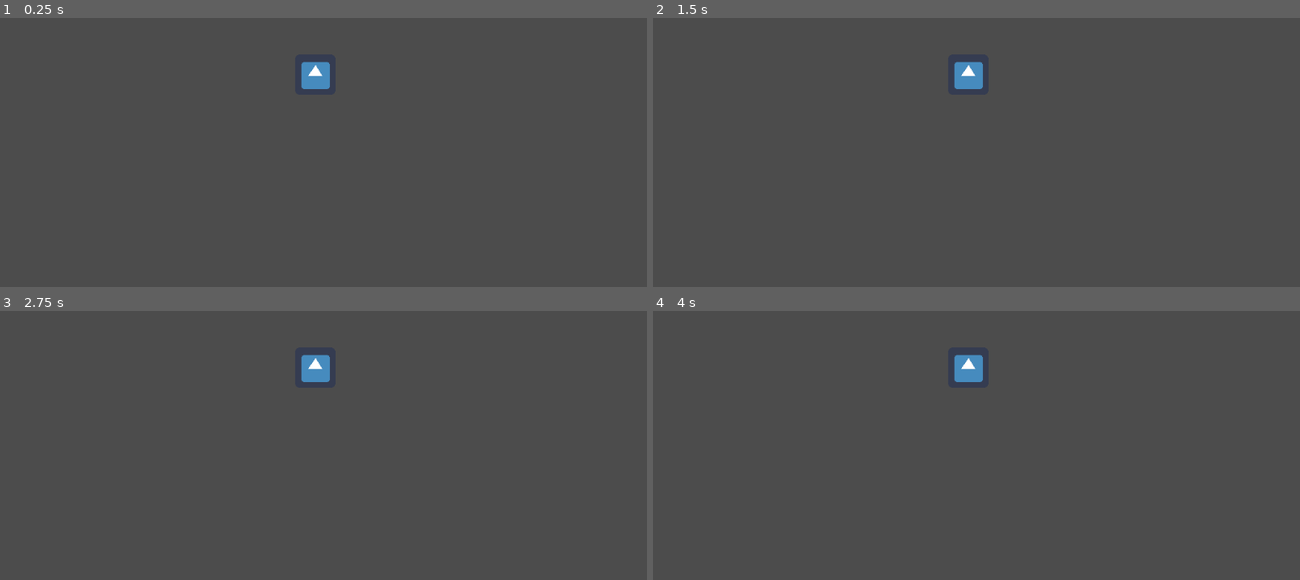
Above: before the commit, frames 1-4 (two rows, left to right).
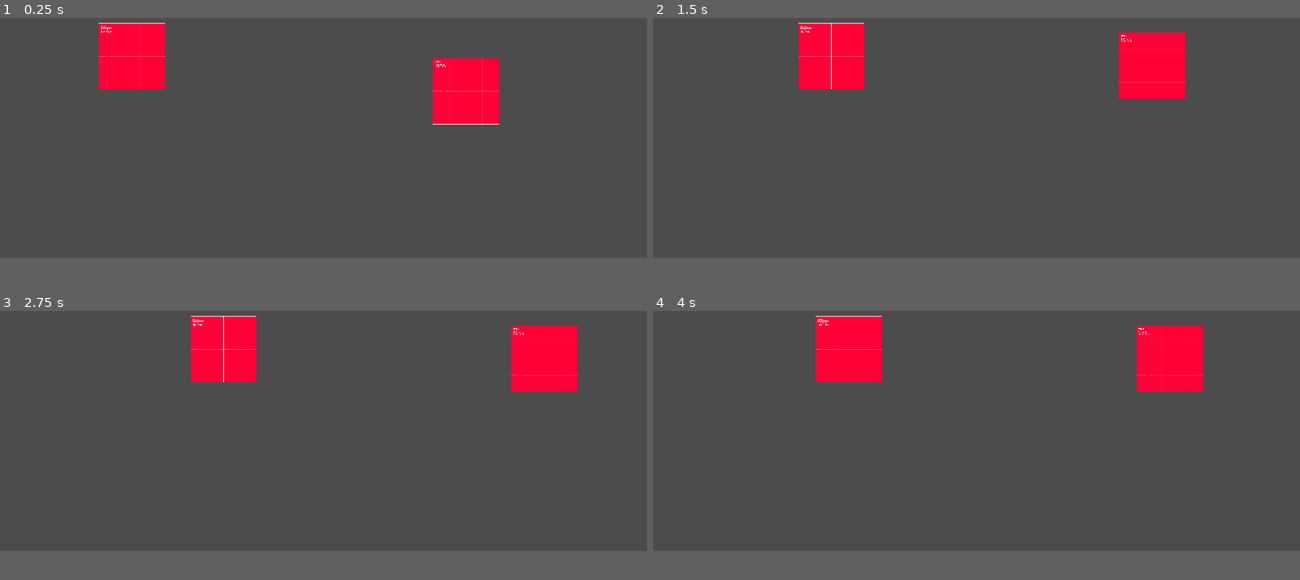
Above: after the commit, the same moments.

Repository: stewchan/kitchen
Game: Godot game, scene res://world/World.tscn
The game is run twice, just before and just after one commit, with the same random seed, the same clock (stepped at 60 frames per second) and the same inputs. This scene is started directly instead of the project's main scene. The engine's default icon, where the game draws it, is replaced by a stand-in: a white triangle on a blue panel in a dark square.
Inputs (mouse positions are in pixels of both pictures, inside the frame that each line leads up to):
- Up to frame 1 (0.25 s): no input
- Up to frame 2 (1.5 s): tap Enter at 0.5 s; move the mouse to (1118, 79) at 0.52 s; hold Right (ui_right) 0.53-1.25 s; click (1118, 79) at 0.67 s; drag from (847, 117) to (944, 174) at 1.27 s
- Up to frame 3 (2.75 s): tap Space at 2 s; move the mouse to (outside the picture) at 2.02 s; hold Right (ui_right) from 2.03 s (still down); click (outside the picture) at 2.17 s
- Up to frame 4 (4 s): release Right (ui_right) at 2.75 s; drag from (944, 467) to (782, 335) at 2.77 s; tap Enter at 3.5 s; move the mouse to (1170, 448) at 3.52 s; hold Left (ui_left) from 3.53 s (still down); click (1170, 448) at 3.67 s
In our replay, the window is 800x468 before the commit and 800x432 after it. These sizes can differ from the game's own. Grey fills any space a smaller window leaves; there, only what the larger window draws over its background counts as a difference.

The runs differ from the first frame. In frame 1, 5.5% of the frame differs, in the area x 15-78%, y 1-40%; in frame 2, 5.5%; in frame 3, 5.5%; in frame 4, 5.5%.
Error in both runs: Invalid get index '3' (on base: 'Array'). (res://network/Network.gd:18)

Commit message:
Ingredients testing

Diff:
--- a/project.godot
+++ b/project.godot
@@ -7,6 +7,16 @@
 ;   param=value ; assign values to parameters
 
 config_version=4
+
+_global_script_classes=[ {
+"base": "KinematicBody2D",
+"class": "Ingredient",
+"language": "GDScript",
+"path": "res://recipe/ingredient/Ingredient.gd"
+} ]
+_global_script_class_icons={
+"Ingredient": ""
+}
 
 [application]
 
@@ -27,6 +37,13 @@
 multirun/first_window_args="listen"
 multirun/other_window_args="join"
 
+[display]
+
+window/size/width=1000
+window/size/height=540
+window/stretch/mode="2d"
+window/stretch/aspect="expand"
+
 [editor_plugins]
 
 enabled=PoolStringArray( "res://addons/multirun/plugin.cfg" )
@@ -39,6 +56,10 @@
 
 common/drop_mouse_on_gui_input_disabled=true
 
+[input_devices]
+
+pointing/emulate_touch_from_mouse=true
+
 [physics]
 
 common/enable_pause_aware_picking=true
--- /dev/null
+++ b/recipe/Recipe.tscn
@@ -0,0 +1,7 @@
+[gd_scene format=2]
+
+[node name="Recipe" type="Node2D"]
+
+[node name="Ingredients" type="Node2D" parent="."]
+
+[node name="Ingredient" type="Node2D" parent="Ingredients"]
--- /dev/null
+++ b/recipe/ingredient/Ingredient.gd
@@ -0,0 +1,51 @@
+extends KinematicBody2D
+class_name Ingredient
+
+
+var drag_enabled = false
+var speed = 100
+
+
+func _ready() -> void:
+	input_pickable = true
+
+
+func _process(delta: float) -> void:
+	apply_movement(delta)
+
+
+func apply_movement(delta) -> void:
+	var direction = Vector2.ZERO
+	direction.x = Input.get_action_strength("ui_right") - Input.get_action_strength("ui_left")
+	direction.y = Input.get_action_strength("ui_down") - Input.get_action_strength("ui_up")
+	# If input is digital, normalize it for diagonal movement
+	if abs(direction.x) == 1 and abs(direction.y) == 1:
+		direction = direction.normalized()
+
+	# Calculate movement
+	var movement = speed * direction * delta
+
+	if drag_enabled:
+		var new_position = get_global_mouse_position()
+		movement = new_position - position;
+
+	move_and_collide(movement)
+
+
+func _input_event(viewport, event, shape_idx):
+	if event is InputEventMouseButton:
+		drag_enabled = event.pressed
+
+
+func _input(event):
+	if event is InputEventMouseButton:
+		if not event.pressed:
+			drag_enabled = false
+
+
+func _on_Hitbox_body_entered(body: Node) -> void:
+	if body == self:
+		return
+	if body as Ingredient:
+
+		print(str(body))
--- /dev/null
+++ b/recipe/ingredient/Ingredient.tscn
@@ -0,0 +1,28 @@
+[gd_scene load_steps=5 format=2]
+
+[ext_resource path="res://addons/kenney_prototype_textures/red/texture_01.png" type="Texture" id=1]
+[ext_resource path="res://recipe/ingredient/Ingredient.gd" type="Script" id=2]
+
+[sub_resource type="RectangleShape2D" id=1]
+extents = Vector2( 51, 51 )
+
+[sub_resource type="RectangleShape2D" id=2]
+extents = Vector2( 40, 40 )
+
+[node name="Ingredient" type="KinematicBody2D"]
+collision_mask = 0
+script = ExtResource( 2 )
+
+[node name="Sprite" type="Sprite" parent="."]
+scale = Vector2( 0.1, 0.1 )
+texture = ExtResource( 1 )
+
+[node name="CollisionShape2D" type="CollisionShape2D" parent="."]
+shape = SubResource( 1 )
+
+[node name="Hitbox" type="Area2D" parent="."]
+
+[node name="CollisionShape2D" type="CollisionShape2D" parent="Hitbox"]
+shape = SubResource( 2 )
+
+[connection signal="body_entered" from="Hitbox" to="." method="_on_Hitbox_body_entered"]
--- a/world/World.gd
+++ b/world/World.gd
@@ -1,5 +1,14 @@
 extends Node2D
 
+
+onready var players = $Players
+
+var world_state = {
+	"orders": [],
+	"finished": false
+}
+
+var orders = []
 
 
 func _ready() -> void:
--- a/world/World.tscn
+++ b/world/World.tscn
@@ -1,13 +1,19 @@
 [gd_scene load_steps=3 format=2]
 
 [ext_resource path="res://world/World.gd" type="Script" id=1]
-[ext_resource path="res://icon.png" type="Texture" id=2]
+[ext_resource path="res://recipe/ingredient/Ingredient.tscn" type="PackedScene" id=3]
 
 [node name="World" type="Node2D"]
 script = ExtResource( 1 )
 
-[node name="Background" type="Sprite" parent="."]
-position = Vector2( 499, 263 )
-texture = ExtResource( 2 )
+[node name="Players" type="Node" parent="."]
 
-[node name="Players" type="Node" parent="."]
+[node name="Orders" type="Node" parent="."]
+
+[node name="Ingredient" parent="." instance=ExtResource( 3 )]
+position = Vector2( 204, 228 )
+collision_mask = 0
+
+[node name="Ingredient2" parent="." instance=ExtResource( 3 )]
+position = Vector2( 720, 282 )
+collision_mask = 0
Not shown, added: addons/kenney_prototype_textures/LICENSE.txt
Binary file added: addons/kenney_prototype_textures/dark/texture_01.png
Not shown, added: addons/kenney_prototype_textures/dark/texture_01.png.import
Binary file added: addons/kenney_prototype_textures/dark/texture_02.png
Not shown, added: addons/kenney_prototype_textures/dark/texture_02.png.import
Binary file added: addons/kenney_prototype_textures/dark/texture_03.png
Not shown, added: addons/kenney_prototype_textures/dark/texture_03.png.import
Binary file added: addons/kenney_prototype_textures/dark/texture_04.png
Not shown, added: addons/kenney_prototype_textures/dark/texture_04.png.import
Binary file added: addons/kenney_prototype_textures/dark/texture_05.png
Not shown, added: addons/kenney_prototype_textures/dark/texture_05.png.import
Binary file added: addons/kenney_prototype_textures/dark/texture_06.png
(and 145 more such lines)
